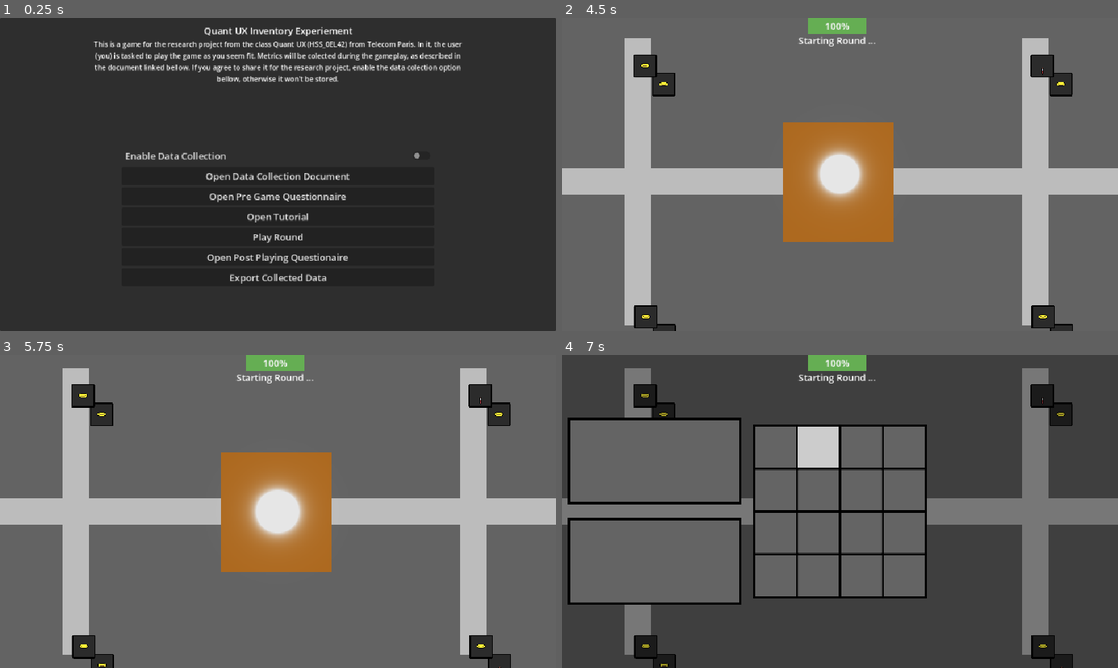
Above: before the commit, frames 1-4 (two rows, left to right).
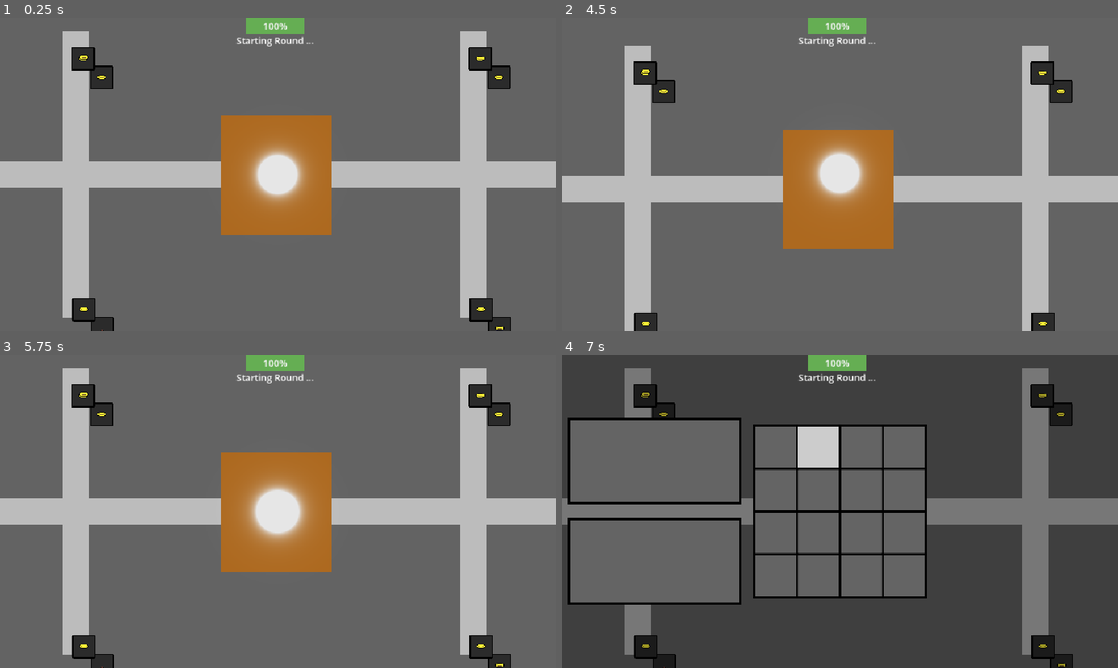
Above: after the commit, the same moments.

Repository: loco-choco/quantux-ui-experiment
Game: Godot game, scene res://scenes/world.tscn
Same seed, same stepped clock (60 frames per second), same inputs: the game is played once before the commit and once after it. Before the commit the project starts from res://scenes/main.tscn. The engine's default icon, where the game draws it, is replaced by a stand-in: a white triangle on a blue panel in a dark square.
Inputs (mouse positions are in pixels of both pictures, inside the frame that each line leads up to):
- Up to frame 1 (0.25 s): no input
- Up to frame 2 (4.5 s): click (840, 237) at 0.5 s, where only the run before the commit has a clickable "Play Round"; move the mouse to (962, 158) at 1.27 s; hold Tab (hud_toggle_quick_inv) 1.28-2.03 s; click (962, 158) at 1.42 s; tap Enter at 2, 3.5 s; move the mouse to (728, 190) at 2.02 s; tap E (pickup_item) at 2.1 s; click (728, 190) at 2.17 s; tap Space (hud_toggle_inventory) at 2.75, 4.25 s; move the mouse to (895, 105) at 2.77 s; tap Left (player_move_x_neg) at 2.85 s; click (895, 105) at 2.92 s; move the mouse to (656, 124) at 3.52 s; tap Right (player_move_x_pos) at 3.6 s; click (656, 124) at 3.67 s; move the mouse to (773, 108) at 4.27 s; tap Up (player_move_y_neg) at 4.35 s; click (773, 108) at 4.42 s
- Up to frame 3 (5.75 s): tap Enter at 5 s; move the mouse to (111, 464) at 5.02 s; tap Down (player_move_y_pos) at 5.1 s; click (111, 464) at 5.17 s
- Up to frame 4 (7 s): tap Space (hud_toggle_inventory) at 5.75 s; move the mouse to (867, 511) at 5.77 s; hold Tab (hud_toggle_quick_inv) 5.78-6.53 s; click (867, 511) at 5.92 s; move the mouse to (817, 445) at 6.52 s; tap E (pickup_item) at 6.6 s; click (817, 445) at 6.67 s

The runs differ from the first frame. In frame 1, 97% of the frame differs, in the area x 0-100%, y 0-100%; in frame 2, 6.2%; in frame 3, less than 0.1%; in frame 4, less than 0.1%.

Commit message:
made player and enemies faster

Diff:
--- a/project.godot
+++ b/project.godot
@@ -11,7 +11,7 @@
 [application]
 
 config/name="ui-experiment"
-run/main_scene="uid://dg2eoqojt8v1"
+run/main_scene="uid://ct5lh45t375b1"
 config/features=PackedStringArray("4.5", "Forward Plus")
 config/icon="res://assets/icon.svg"
 
--- a/scenes/player.tscn
+++ b/scenes/player.tscn
@@ -21,6 +21,7 @@
 
 [node name="Player" type="Area2D"]
 script = ExtResource("1_4flbx")
+speed = 400
 bullet_scene = ExtResource("2_qlg0r")
 
 [node name="SpriteBouncer2D" type="Sprite2D" parent="."]
--- a/scripts/enemy.gd
+++ b/scripts/enemy.gd
@@ -10,7 +10,9 @@
 
 @export var target : Player
 
-@export var follow_speed : float = 80
+@export var follow_speed : float = 400
+@export var approach_speed : float = 350
+@export var approach_distance : float = 700
 @export var color_code : String = 'r'
 @export var wrong_color_demage_penalty : float = 0.1
 @export var hp : float = 100
@@ -31,13 +33,15 @@
 func _process(delta: float) -> void:
 	if hp > 0 and is_instance_valid(target) and target.current_health > 0:
 		look_at(target.global_position)
-		var speed : Vector2 = follow_speed * (target.global_position - global_position).normalized()
+		var distance_sqr : float = (target.global_position - global_position).length_squared()
+		var speed : float = follow_speed if distance_sqr > approach_distance * approach_distance \
+							else approach_speed
 		if hitbox.overlaps_area(target.hitbox):
-			speed = Vector2.ZERO # We reached the player, we can stop moving
+			speed = 0 # We reached the player, we can stop moving
 			if time_since_last_hit >= time_per_hit:
 				target.take_damage(damage_per_hit)
 				time_since_last_hit = 0
-		global_position += speed * delta
+		global_position += speed * delta * (target.global_position - global_position).normalized()
 
 	time_since_last_hit = time_since_last_hit + delta if time_since_last_hit < time_per_hit else time_since_last_hit
 	# On death animation
